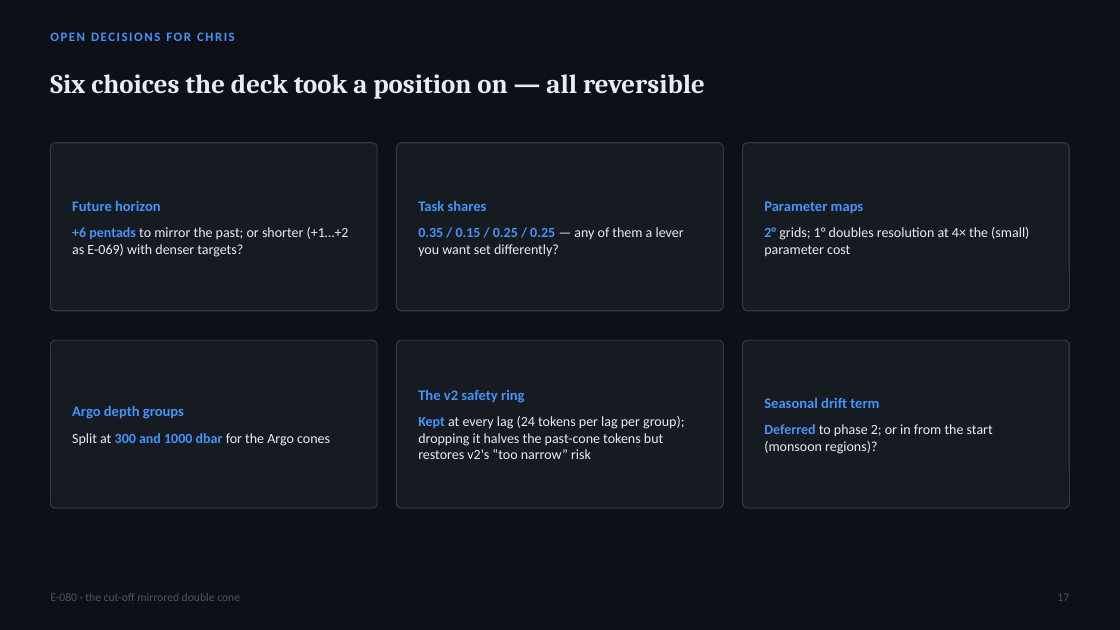
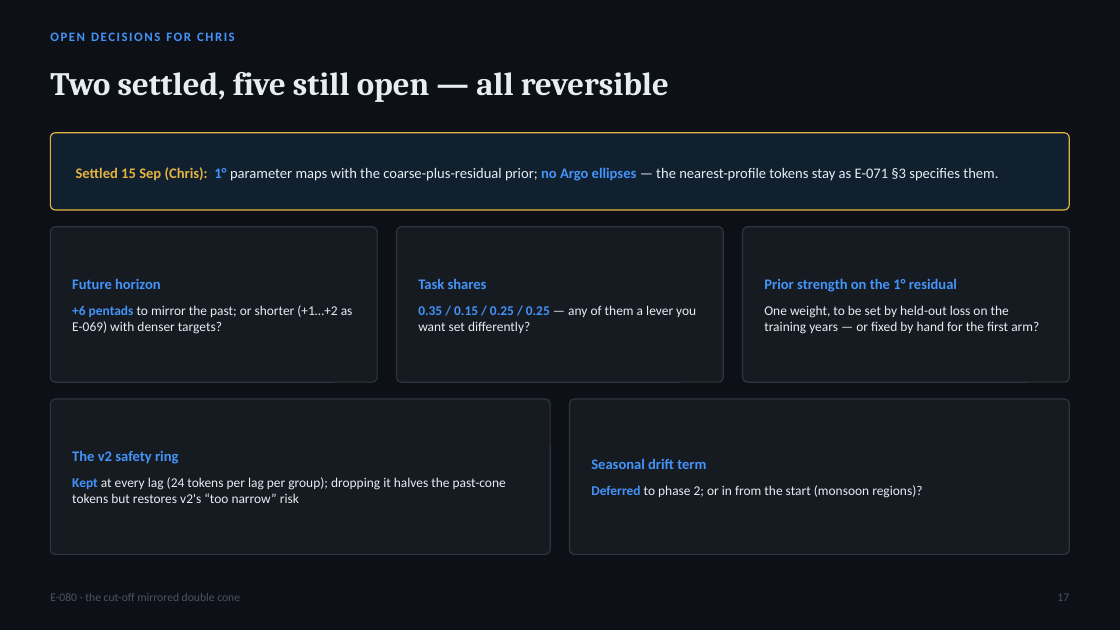
Before and after one commit to blauewelt/earth, a slide deck: slide 17 of ml/plans/E080_hourglass_cone_deck.pptx. Drawn at 1120x630 pixels with LibreOffice and Linux fonts; fonts in the diff are those of the drawing. Boxes give left, top, right and bottom in pixels: in the first picture for what was removed or moved away, otherwise in the second. Text is boxed around its words. In the diff, an @@ line names an element or a change of style, - is before the commit and + after.

```diff
--- a/ml/plans/E080_hourglass_cone_deck.pptx
+++ b/ml/plans/E080_hourglass_cone_deck.pptx
@@ text at [50,72,669,102]: text changed; size 23 to 28 pt @@
-Six choices the deck took a position on — all reversible
+Two settled, five still open — all reversible
@@ rounded rectangle: place and size @@
-rounded rectangle at [50,143,377,311]
+rounded rectangle at [50,133,1070,210]
@@ rounded rectangle at [50,133,1070,210]: fill #161B22 to #11202F; outline #30363D 1 pt to #E3B341 1 pt; proportions changed @@
@@ text added at [76,167,998,181], 12.5 pt, text #E6EDF3 @@
+Settled 15 Sep (Chris): 1° parameter maps with the coarse-plus-residual prior; no Argo ellipses — the nearest-profile tokens stay as E-071 §3 specifies them.
@@ text removed at [764,201,1029,257] @@
-Parameter maps
-2° grids; 1° doubles resolution at 4× the (small) parameter cost
@@ rounded rectangle: place and size @@
-rounded rectangle at [397,143,723,311]
+rounded rectangle at [50,227,377,382]
@@ rounded rectangle: place and size @@
-rounded rectangle at [743,143,1070,311]
+rounded rectangle at [397,227,723,382]
@@ rounded rectangle: place and size @@
-rounded rectangle at [50,340,377,508]
+rounded rectangle at [743,227,1070,382]
@@ text "Future horizon": place and size @@
-text "Future horizon" at [72,200,349,257]
+text "Future horizon" at [72,278,353,334]
@@ text "Task shares": place and size @@
-text "Task shares" at [418,200,684,257]
+text "Task shares" at [418,278,696,333]
@@ text at [764,278,1039,334]: text changed; size 12 to 11.5 pt; text colour #4493F8 to #E6EDF3; bold off @@
-Argo depth groups
-Split at 300 and 1000 dbar for the Argo cones
+Prior strength on the 1° residual
+One weight, to be set by held-out loss on the training years — or fixed by hand for the first arm?
@@ text at [72,305,353,334]: size 12 to 11.5 pt in "+6 pentads to mirror the past; or ..." @@
@@ text at [418,305,696,333]: size 12 to 11.5 pt in "0.35 / 0.15 / 0.25 / 0.25 ..." @@
@@ proportions changed in 5 elements at [570,399,1070,555], [50,227,377,382], [397,227,723,382], [743,227,1070,382], [50,399,550,555] @@
@@ rounded rectangle: place and size @@
-rounded rectangle at [397,340,723,508]
+rounded rectangle at [50,399,550,555]
@@ text "The v2 safety ring": place and size @@
-text "The v2 safety ring" at [418,389,684,459]
+text "The v2 safety ring" at [72,450,506,503]
@@ rounded rectangle: place and size @@
-rounded rectangle at [743,340,1070,508]
+rounded rectangle at [570,399,1070,555]
@@ text "Seasonal drift term": place and size @@
-text "Seasonal drift term" at [764,397,993,454]
+text "Seasonal drift term" at [591,458,922,498]
@@ text at [72,477,506,503]: size 12 to 11.5 pt in "Kept at every lag (24 tokens per ..." @@
@@ text at [591,485,922,498]: size 12 to 11.5 pt in "Deferred to phase 2; or in from ..." @@
```
Also in this commit, not shown: 6 other slides changed, 6 other files.
